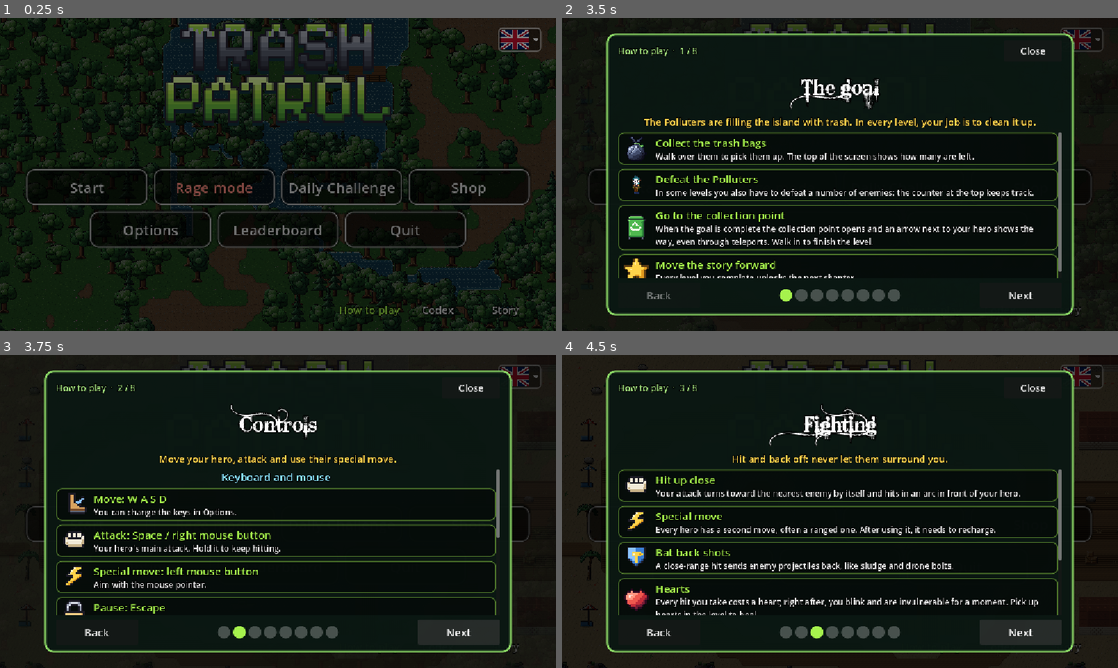
Above: before the commit, frames 1-4 (two rows, left to right).
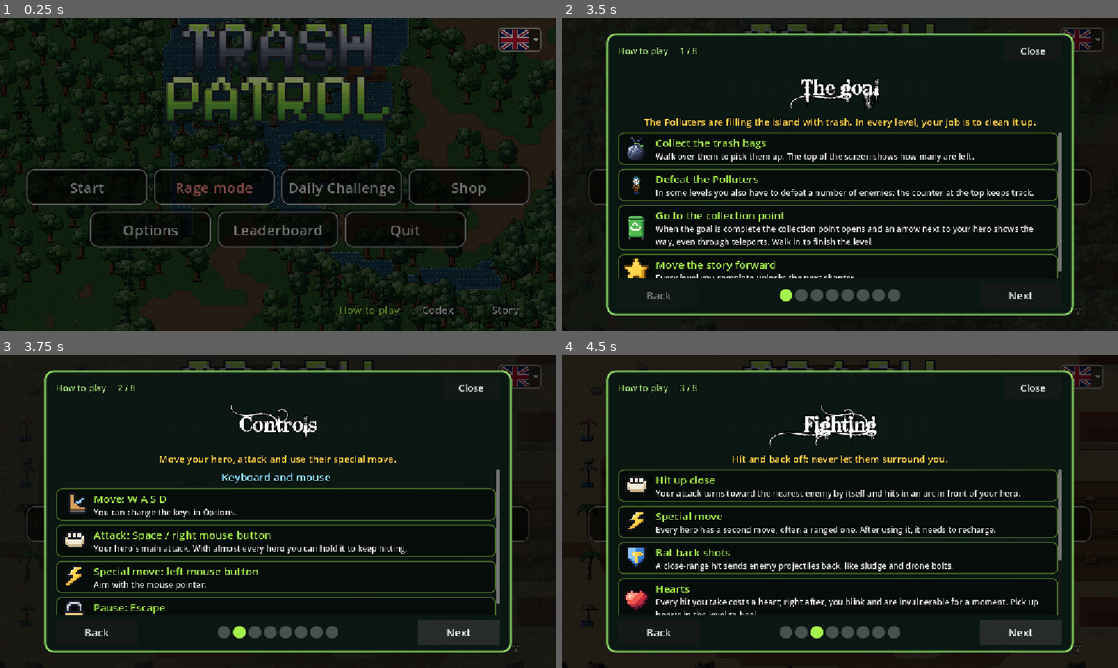
Above: after the commit, the same moments.

Repository: lporta1998-hub/EcoRescuer
Game: Godot game, scene res://main_menu.tscn
The game is run twice, just before and just after one commit, with the same random seed, the same clock (stepped at 60 frames per second) and the same inputs. Sound files missing from this copy of the repository are replaced by a short silence.
Inputs:
- Up to frame 1 (0.25 s): no input
- Up to frame 2 (3.5 s): click "Start" at 0.5 s; click "Start" at 1.25 s; click "Story" at 2 s; click "Story" at 2.75 s
- Up to frame 3 (3.75 s): click "Next" at 3.5 s
- Up to frame 4 (4.5 s): click "Next" at 4.25 s

Frames 1-2 are identical in both runs. In frame 3, 0.6% of the frame differs, in the area x 34-90%, y 58-80%; in frame 4, nothing differs.

Commit message:
Teach the touch controls on phones in the how-to-play guide
On phones and tablets the Controls page now shows an animated drawing of
the screen during a level (joystick zone, attack and special buttons with
the recharge sweep, pause) with numbered markers that match the
explanations below it, plus multitouch and HUD tips. Computers keep the
keyboard and mouse page only.

The guide itself is easier to use by touch: swipe left/right to change
page, bigger text and buttons, and margins that keep clear of the notch.

Also fixes two inaccurate lines: the joystick zone is the lower-left part
of the screen, not the whole left half, and holding the attack repeats
it with almost every hero (not Labra).

Diff:
--- a/Menu/Tutorial/tutorial.gd
+++ b/Menu/Tutorial/tutorial.gd
@@ -43,6 +43,9 @@
 const ICON_MAGNET := preload("res://Menu/Shop/Icons/magnet.png")
 const ICON_BROKEN := preload("res://Menu/Shop/Icons/broken_heart.png")
 
+## Marker for the touch-screen drawing in a page's rows.
+const DIAGRAM := "diagram"
+
 ## The moves of each hero (Pg.title -> text), shown on the Heroes page.
 const HERO_MOVES := {
 	"Labra": "ATTACCA: combo da vicino.  LATTINA: lancia una lattina riciclata che torna indietro come un boomerang.",
@@ -55,6 +58,10 @@
 }
 
 var _page := 0
+## On phones and tablets: bigger text and buttons, swipe to change page.
+var _mobile := false
+var _swipe_from := Vector2.INF
+var _swipe_index := -1
 var _pages: Array = []
 var _margin: MarginContainer
 var _panel: PanelContainer
@@ -91,6 +98,7 @@
 	layer = 40  # above the pause menu, story cards and touch controls
 	process_mode = Node.PROCESS_MODE_ALWAYS
 	_mark_seen()
+	_mobile = TouchControls.enabled
 	_pages = _make_pages()
 	_build()
 	_show_page(0)
@@ -99,7 +107,9 @@
 # --- Content ---------------------------------------------------------------
 
 ## Every page: {title, intro, rows: [[icon, title, text, (right)]]}.
-## A row with a null icon and empty text is a section header.
+## A row with a null icon and empty text is a section header; an int icon is
+## a numbered marker (it points at the same number on the touch diagram);
+## [DIAGRAM] is the drawing of the phone screen with the touch controls.
 func _make_pages() -> Array:
 	var pages := []
 	pages.append({"title": "L'obiettivo",
@@ -110,9 +120,15 @@
 			[ICON_STATION, "Vai al punto di raccolta", "Quando l'obiettivo è completo il punto di raccolta si apre e una freccia accanto all'eroe ti mostra la strada, anche attraverso i teletrasporti. Entraci per finire il livello."],
 			[ICON_STAR, "Avanza nella storia", "Ogni livello completato sblocca il capitolo successivo."],
 		]})
-	pages.append({"title": "I comandi",
-		"intro": "Muovi l'eroe, attacca e usa la sua mossa speciale.",
-		"rows": _touch_rows() + _keyboard_rows() if TouchControls.enabled else _keyboard_rows() + _touch_rows()})
+	# Phones and tablets get the touch controls only, computers the keys only.
+	if TouchControls.enabled:
+		pages.append({"title": "I comandi",
+			"intro": "Si gioca con due pollici: il sinistro muove l'eroe, il destro combatte.",
+			"rows": _touch_rows()})
+	else:
+		pages.append({"title": "I comandi",
+			"intro": "Muovi l'eroe, attacca e usa la sua mossa speciale.",
+			"rows": _keyboard_rows()})
 	pages.append({"title": "Combattere",
 		"intro": "Colpisci e allontanati: non farti mai circondare.",
 		"rows": [
@@ -175,20 +191,23 @@
 		[ICON_BOOT, tr("Muoviti: %s") % " ".join([_key("up"), _key("left"), _key("down"), _key("right")]),
 				"Puoi cambiare i tasti in Opzioni."],
 		[ICON_FIST, tr("Attacco: %s") % (_key("primary") + " / " + tr("tasto destro del mouse")),
-				"L'attacco principale dell'eroe. Tienilo premuto per continuare a colpire."],
+				"L'attacco principale dell'eroe. Con quasi tutti gli eroi puoi tenerlo premuto per continuare a colpire."],
 		[ICON_BOLT, tr("Mossa speciale: %s") % tr("tasto sinistro del mouse"),
 				"Mira con il puntatore del mouse."],
 		[ICON_LOCK, tr("Pausa: %s") % _key("pause"), "Nel menu di pausa trovi la mappa del livello."],
 	]
 
 
+## The numbers match the markers on TouchDiagram.
 func _touch_rows() -> Array:
 	return [
-		[null, "Touch screen", ""],
-		[ICON_BOOT, "Muoviti: joystick", "Appoggia il dito in un punto qualsiasi della metà sinistra dello schermo e trascina."],
-		[ICON_FIST, "Attacco: pulsante grande in basso a destra", "Il nome cambia in base all'eroe: ATTACCA, POZIONE, PUGNO..."],
-		[ICON_BOLT, "Mossa speciale: secondo pulsante", "Mira da sola verso il nemico più vicino. L'ombra scura sul pulsante indica la ricarica."],
-		[ICON_LOCK, "Pausa: pulsante in alto a destra", "Nel menu di pausa trovi la mappa del livello."],
+		[DIAGRAM],
+		[1, "Joystick: in basso a sinistra", "Appoggia il pollice in un punto qualsiasi della parte bassa a sinistra dello schermo: il joystick compare sotto il dito. Trascina per muoverti, lascia per fermarti."],
+		[2, "Attacco: il pulsante grande", "Il nome cambia in base all'eroe: ATTACCA, POZIONE, PUGNO... Con quasi tutti gli eroi puoi tenerlo premuto per continuare a colpire."],
+		[3, "Mossa speciale: il pulsante piccolo", "Mira da sola verso il nemico più vicino. L'ombra scura che gira sul pulsante indica che si sta ricaricando."],
+		[4, "Pausa: in alto a destra", "Nel menu di pausa trovi la mappa del livello e questa guida."],
+		[ICON_BOOT, "Usa più dita insieme", "Puoi correre e attaccare nello stesso momento: tieni il pollice sinistro sul joystick mentre premi i pulsanti."],
+		[ICON_HEART, "In alto: cuori e obiettivo", "In alto a sinistra ci sono i tuoi cuori, al centro i rifiuti e i nemici che ti mancano. Tieni i pollici in basso per non coprirli."],
 	]
 
 
@@ -251,21 +270,21 @@
 	# header: "Come si gioca · 2 / 8" on the left, close on the right
 	var header := HBoxContainer.new()
 	col.add_child(header)
-	_step = _label("", 18, Color(0.65, 0.9, 0.5))
+	_step = _label("", _fs(18), Color(0.65, 0.9, 0.5))
 	_step.size_flags_horizontal = Control.SIZE_EXPAND_FILL
 	_step.size_flags_vertical = Control.SIZE_SHRINK_CENTER
 	header.add_child(_step)
-	var close := _button("Chiudi", 20)
-	close.custom_minimum_size = Vector2(120, 44)
+	var close := _button("Chiudi", _fs(20))
+	close.custom_minimum_size = Vector2(140, 56) if _mobile else Vector2(120, 44)
 	close.pressed.connect(_close)
 	header.add_child(close)
 
-	_title = _label("", 42, Color.WHITE)
+	_title = _label("", 36 if _mobile else 42, Color.WHITE)
 	_title.add_theme_constant_override("outline_size", 10)
 	_title.horizontal_alignment = HORIZONTAL_ALIGNMENT_CENTER
 	col.add_child(_title)
 
-	_intro = _label("", 20, GOLD)
+	_intro = _label("", _fs(20), GOLD)
 	_intro.horizontal_alignment = HORIZONTAL_ALIGNMENT_CENTER
 	_intro.autowrap_mode = TextServer.AUTOWRAP_WORD_SMART
 	col.add_child(_intro)
@@ -284,8 +303,8 @@
 	var footer := HBoxContainer.new()
 	footer.add_theme_constant_override("separation", 12)
 	col.add_child(footer)
-	_prev = _button("Indietro", 22)
-	_prev.custom_minimum_size = Vector2(170, 52)
+	_prev = _button("Indietro", _fs(22))
+	_prev.custom_minimum_size = Vector2(180, 64) if _mobile else Vector2(170, 52)
 	_prev.pressed.connect(func(): _go(-1))
 	footer.add_child(_prev)
 	_dots = HBoxContainer.new()
@@ -303,8 +322,8 @@
 			SFXManager.play_sfx(preload("res://Audio/SFX/Eco/ui_tab.wav"))
 			_show_page(i))
 		_dots.add_child(dot)
-	_next = _button("Avanti", 22)
-	_next.custom_minimum_size = Vector2(170, 52)
+	_next = _button("Avanti", _fs(22))
+	_next.custom_minimum_size = Vector2(180, 64) if _mobile else Vector2(170, 52)
 	_next.pressed.connect(func(): _go(1))
 	footer.add_child(_next)
 
@@ -315,18 +334,22 @@
 ## Roomy on big screens, tight on phones.
 func _fit_margins() -> void:
 	var s := get_viewport().get_visible_rect().size
-	var side := int(clampf(s.x * 0.08, 16.0, 160.0))
-	var top := int(clampf(s.y * 0.05, 10.0, 60.0))
-	_margin.add_theme_constant_override("margin_left", side)
-	_margin.add_theme_constant_override("margin_right", side)
-	_margin.add_theme_constant_override("margin_top", top)
-	_margin.add_theme_constant_override("margin_bottom", top)
+	# phones: use more of the screen, but keep clear of the notch
+	var side := clampf(s.x * (0.03 if _mobile else 0.08), 16.0, 160.0)
+	var top := clampf(s.y * (0.03 if _mobile else 0.05), 10.0, 60.0)
+	var safe: Vector4 = TouchControls._safe_margins(s)
+	_margin.add_theme_constant_override("margin_left", int(side + safe.x))
+	_margin.add_theme_constant_override("margin_right", int(side + safe.z))
+	_margin.add_theme_constant_override("margin_top", int(top + safe.y))
+	_margin.add_theme_constant_override("margin_bottom", int(top + safe.w))
 
 
 func _show_page(i: int) -> void:
 	_page = clampi(i, 0, _pages.size() - 1)
 	var page: Dictionary = _pages[_page]
 	_step.text = tr("Come si gioca  ·  %d / %d") % [_page + 1, _pages.size()]
+	if _mobile and _page == 0:
+		_step.text += "  ·  " + tr("Scorri per cambiare pagina")
 	_title.text = tr(page.title)
 	# the western-style title font only draws Latin letters (its Greek ones
 	# are blank): Greek titles use the normal font
@@ -338,7 +361,9 @@
 	for child in _list.get_children():
 		child.queue_free()
 	for r in page.rows:
-		if r[0] == null and r[2] == "":
+		if r[0] is String and r[0] == DIAGRAM:
+			_list.add_child(TouchDiagram.new())
+		elif r[0] == null and r[2] == "":
 			_list.add_child(_section(r[1]))
 		else:
 			_list.add_child(_row(r[0], r[1], r[2], r[3] if r.size() > 3 else ""))
@@ -372,7 +397,24 @@
 	_show_page(_page + step)
 
 
+## Swipe left / right to turn the page. Vertical drags stay with the list's
+## scrolling, and a short drag is a tap on whatever is under the finger.
+const SWIPE_MIN := 90.0
+
 func _input(event: InputEvent) -> void:
+	if event is InputEventScreenTouch:
+		if event.pressed and _swipe_index == -1:
+			_swipe_index = event.index
+			_swipe_from = event.position
+		elif not event.pressed and event.index == _swipe_index:
+			var d: Vector2 = event.position - _swipe_from
+			_swipe_index = -1
+			var step := -1 if d.x > 0.0 else 1
+			# a swipe only turns pages: it never closes the guide
+			if absf(d.x) >= SWIPE_MIN and absf(d.x) > absf(d.y) * 2.0 \
+					and _page + step >= 0 and _page + step < _pages.size():
+				_go(step)
+		return
 	if event.is_action_pressed("pause") or event.is_action_pressed("ui_cancel"):
 		_close()
 	elif event.is_action_pressed("ui_right") or event.is_action_pressed("right"):
@@ -393,7 +435,7 @@
 
 
 ## One line of a page: icon, title, explanation and an optional note on the right.
-func _row(icon: Texture2D, title: String, text: String, right: String) -> Control:
+func _row(icon, title: String, text: String, right: String) -> Control:
 	var panel := PanelContainer.new()
 	panel.mouse_filter = Control.MOUSE_FILTER_PASS
 	var style := StyleBoxFlat.new()
@@ -410,8 +452,15 @@
 	row.add_theme_constant_override("separation", 14)
 	row.mouse_filter = Control.MOUSE_FILTER_PASS
 	panel.add_child(row)
+	if icon is int:
+		var badge := Badge.new()
+		badge.number = icon
+		badge.custom_minimum_size = Vector2(52, 52)
+		badge.size_flags_vertical = Control.SIZE_SHRINK_CENTER
+		row.add_child(badge)
 	var tex := TextureRect.new()
-	tex.texture = icon
+	tex.visible = icon is Texture2D
+	tex.texture = icon if icon is Texture2D else null
 	tex.texture_filter = CanvasItem.TEXTURE_FILTER_NEAREST
 	tex.expand_mode = TextureRect.EXPAND_IGNORE_SIZE
 	tex.stretch_mode = TextureRect.STRETCH_KEEP_ASPECT_CENTERED
@@ -424,25 +473,30 @@
 	col.add_theme_constant_override("separation", 0)
 	col.mouse_filter = Control.MOUSE_FILTER_IGNORE
 	row.add_child(col)
-	var t := _label(tr(title), 22, GREEN)
+	var t := _label(tr(title), _fs(22), GREEN)
 	t.autowrap_mode = TextServer.AUTOWRAP_WORD_SMART
 	col.add_child(t)
 	if text != "":
-		var d := _label(tr(text), 17, Color(0.92, 0.92, 0.92))
+		var d := _label(tr(text), _fs(17), Color(0.92, 0.92, 0.92))
 		d.autowrap_mode = TextServer.AUTOWRAP_WORD_SMART
 		col.add_child(d)
 	if right != "":
-		var r := _label(right, 20, GOLD)
+		var r := _label(right, _fs(20), GOLD)
 		r.size_flags_vertical = Control.SIZE_SHRINK_CENTER
 		row.add_child(r)
 	return panel
 
 
-## A small heading between rows ("Tastiera e mouse", "Touch screen").
+## A small heading between rows ("Tastiera e mouse").
 func _section(text: String) -> Control:
-	var l := _label(tr(text), 22, CYAN)
+	var l := _label(tr(text), _fs(22), CYAN)
 	l.horizontal_alignment = HORIZONTAL_ALIGNMENT_CENTER
 	return l
+
+
+## Font size, a bit bigger on phones.
+func _fs(size: int) -> int:
+	return roundi(size * 1.15) if _mobile else size
 
 
 func _label(text: String, size: int, color: Color) -> Label:
@@ -464,3 +518,153 @@
 	b.focus_mode = Control.FOCUS_NONE
 	b.add_theme_font_size_override("font_size", font_size)
 	return b
+
+
+# --- Drawings ----------------------------------------------------------------
+
+## Gold disc with a number: links a line of text to the same number on the
+## touch diagram.
+class Badge extends Control:
+	var number := 1
+
+	func _draw() -> void:
+		var c := size * 0.5
+		var r := minf(size.x, size.y) * 0.4
+		TouchDiagram.draw_badge(self, c, r, number)
+
+
+## A phone screen during a level, with the touch controls where the game puts
+## them (see TouchControls._layout): joystick zone in the lower left, the big
+## attack button in the bottom-right corner with the special move next to it,
+## pause in the top-right corner. It moves a little (the stick circles, the
+## special button recharges) and each control has a numbered marker.
+class TouchDiagram extends Control:
+	const HEART := preload("res://Collectibles/Assets/Sprites/Heart.png")
+	const BAG := preload("res://Collectibles/Assets/Sprites/toxic_waste.png")
+	const GOLD := Color(1.0, 0.83, 0.3)
+	## Screen proportions of a phone in landscape and the game's height in
+	## canvas units, used to scale the real button sizes down.
+	const ASPECT := 2.1
+	const GAME_HEIGHT := 648.0
+
+	var _t := 0.0
+	var _hero: Texture2D
+	var _enemy: AtlasTexture
+
+	func _ready() -> void:
+		custom_minimum_size = Vector2(0, 310)
+		size_flags_horizontal = Control.SIZE_EXPAND_FILL
+		mouse_filter = Control.MOUSE_FILTER_IGNORE
+		_hero = ShopMenu.CHARACTERS[0].icon
+		_enemy = AtlasTexture.new()
+		_enemy.atlas = load("res://Default_Enemy/Assets/Sprites/Bracconiere.png")
+		_enemy.region = Rect2(0, 0, 48, 48)
+
+	func _process(delta: float) -> void:
+		_t += delta
+		queue_redraw()
+
+	func _draw() -> void:
+		var h := size.y - 8.0
+		var w := minf(size.x - 8.0, h * ASPECT)
+		h = w / ASPECT
+		var phone := Rect2((size - Vector2(w, h)) * 0.5, Vector2(w, h))
+		var bezel := StyleBoxFlat.new()
+		bezel.bg_color = Color(0.08, 0.08, 0.1)
+		bezel.set_corner_radius_all(int(h * 0.12))
+		bezel.border_color = Color(0.35, 0.35, 0.4)
+		bezel.set_border_width_all(2)
+		draw_style_box(bezel, phone)
+		var scr := phone.grow(-h * 0.06)
+		scr.position.x += h * 0.04
+		scr.size.x -= h * 0.08
+		draw_rect(scr, Color(0.16, 0.33, 0.17))
+		var k := scr.size.y / GAME_HEIGHT  # canvas units -> diagram pixels
+		var o := scr.position
+
+		# scenery: a few trees and a path, then the hero and a polluter
+		draw_rect(Rect2(o + scr.size * Vector2(0.0, 0.55), scr.size * Vector2(1.0, 0.12)), Color(0.42, 0.32, 0.2))
+		for p in [Vector2(0.08, 0.2), Vector2(0.3, 0.12), Vector2(0.62, 0.22), Vector2(0.88, 0.36), Vector2(0.5, 0.82), Vector2(0.2, 0.9)]:
+			draw_circle(o + scr.size * p, scr.size.y * 0.07, Color(0.1, 0.24, 0.11))
+		var hero_size := Vector2.ONE * scr.size.y * 0.22
+		draw_texture_rect(_hero, Rect2(o + scr.size * Vector2(0.46, 0.5) - hero_size * 0.5, hero_size), false)
+		draw_texture_rect(_enemy, Rect2(o + scr.size * Vector2(0.64, 0.46) - hero_size * 0.5, hero_size), false)
+
+		# HUD: hearts top left, objective top centre
+		for i in 3:
+			var hs := Vector2(14, 13) * k * 2.4
+			draw_texture_rect(HEART, Rect2(o + Vector2(10 + i * 38, 10) * k, hs), false)
+		var font := get_theme_default_font()
+		var fs := maxi(9, int(26 * k))
+		var obj := "3 / 8"
+		var ow := font.get_string_size(obj, HORIZONTAL_ALIGNMENT_LEFT, -1, fs).x
+		var bag := Vector2.ONE * fs * 1.3
+		var ox := o.x + scr.size.x * 0.5 - (ow + bag.x + 4) * 0.5
+		draw_texture_rect(BAG, Rect2(Vector2(ox, o.y + 6 * k), bag), false)
+		draw_string(font, Vector2(ox + bag.x + 4, o.y + 6 * k + bag.y * 0.8), obj, HORIZONTAL_ALIGNMENT_LEFT, -1, fs, Color.WHITE)
+
+		# 1: joystick zone (left 45%, below the top 30%) and the stick
+		var zone := Rect2(o + scr.size * Vector2(0.0, 0.3), scr.size * Vector2(0.45, 0.7))
+		draw_rect(zone, Color(1, 1, 1, 0.07))
+		_dashed_rect(zone.grow(-2), Color(1, 1, 1, 0.45))
+		var stick_r := 80.0 * k
+		var base := Vector2(zone.position.x + 28 * k + stick_r, zone.end.y - 28 * k - stick_r)
+		var knob := base + Vector2(cos(_t * 2.0), sin(_t * 2.0) * 0.7) * stick_r * 0.5
+		draw_circle(base, stick_r, Color(0, 0, 0, 0.2))
+		draw_arc(base, stick_r, 0.0, TAU, 48, Color(1, 1, 1, 0.55), 2.0, true)
+		draw_circle(knob, 34.0 * k, Color(1, 1, 1, 0.55))
+
+		# 2 and 3: attack and special buttons, 4: pause
+		var pr := 62.0 * k
+		var sr := 46.0 * k
+		var pc := Vector2(scr.end.x - 28 * k - pr, scr.end.y - 28 * k - pr)
+		var sc := pc + Vector2(-(pr + sr + 18 * k), -sr * 0.9)
+		_button(pc, pr, tr("ATTACCA"), 0.0)
+		_button(sc, sr, tr("LATTINA"), 1.0 - fmod(_t / 2.5, 1.0))
+		var pz := 26.0 * k
+		var pp := Vector2(scr.end.x - 28 * k - pz, scr.position.y + 14 * k + pz)
+		_button(pp, pz, "", 0.0)
+		var bar := Vector2(pz * 0.22, pz * 0.9)
+		draw_rect(Rect2(pp + Vector2(-pz * 0.14 - bar.x, -bar.y * 0.5), bar), Color(1, 1, 1, 0.8))
+		draw_rect(Rect2(pp + Vector2(pz * 0.14, -bar.y * 0.5), bar), Color(1, 1, 1, 0.8))
+
+		# numbered markers
+		var br := maxf(11.0, 16.0 * k * 1.6)
+		draw_badge(self, zone.position + Vector2(br + 6, br + 6), br, 1)
+		draw_badge(self, pc + Vector2(0, -pr - br - 4), br, 2)
+		draw_badge(self, sc + Vector2(0, -sr - br - 4), br, 3)
+		draw_badge(self, pp + Vector2(-pz - br - 4, 0), br, 4)
+
+	func _button(c: Vector2, r: float, label: String, cooldown: float) -> void:
+		draw_circle(c, r, Color(0, 0, 0, 0.25))
+		draw_circle(c, r, Color(1, 1, 1, 0.12))
+		if cooldown > 0.02:
+			var pts := PackedVector2Array([c])
+			var steps := maxi(2, ceili(40 * cooldown))
+			for i in steps + 1:
+				var a := -PI / 2.0 + TAU * (1.0 - cooldown) + TAU * cooldown * float(i) / steps
+				pts.append(c + Vector2(cos(a), sin(a)) * r)
+			draw_colored_polygon(pts, Color(0, 0, 0, 0.55))
+		draw_arc(c, r, 0.0, TAU, 48, Color(1, 1, 1, 0.6), 2.0, true)
+		if label != "":
+			var font := get_theme_default_font()
+			var fs := maxi(9, int(r * 0.34))
+			var tw := font.get_string_size(label, HORIZONTAL_ALIGNMENT_LEFT, -1, fs).x
+			while tw > r * 1.8 and fs > 7:  # long names (ΚΑΤΟΛΙΣΘΗΣΗ) must fit inside
+				fs -= 1
+				tw = font.get_string_size(label, HORIZONTAL_ALIGNMENT_LEFT, -1, fs).x
+			draw_string(font, c + Vector2(-tw * 0.5, fs * 0.35), label, HORIZONTAL_ALIGNMENT_LEFT, -1, fs, Color(1, 1, 1, 0.85))
+
+	func _dashed_rect(r: Rect2, color: Color) -> void:
+		var corners := [r.position, Vector2(r.end.x, r.position.y), r.end, Vector2(r.position.x, r.end.y)]
+		for i in 4:
+			draw_dashed_line(corners[i], corners[(i + 1) % 4], color, 2.0, 8.0)
+
+	static func draw_badge(ci: CanvasItem, c: Vector2, r: float, n: int) -> void:
+		ci.draw_circle(c, r + 2.0, Color(0, 0, 0, 0.7))
+		ci.draw_circle(c, r, GOLD)
+		var font: Font = ci.get_theme_default_font()
+		var fs := int(r * 1.3)
+		var text := str(n)
+		var tw: float = font.get_string_size(text, HORIZONTAL_ALIGNMENT_LEFT, -1, fs).x
+		ci.draw_string(font, c + Vector2(-tw * 0.5, fs * 0.36), text, HORIZONTAL_ALIGNMENT_LEFT, -1, fs, Color(0.1, 0.08, 0.02))
Not shown, changed: Localization/el.po
Not shown, changed: Localization/en.po
Not shown, changed: Localization/es.po
Not shown, changed: Localization/pt.po
